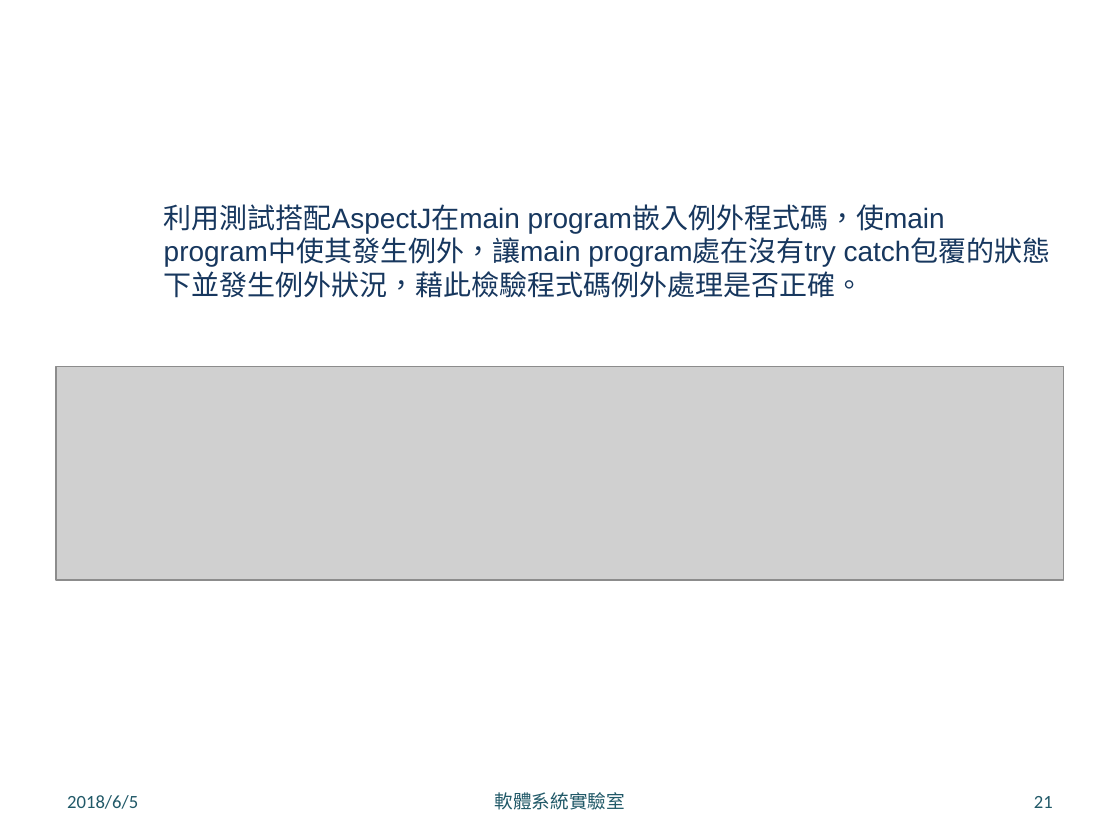
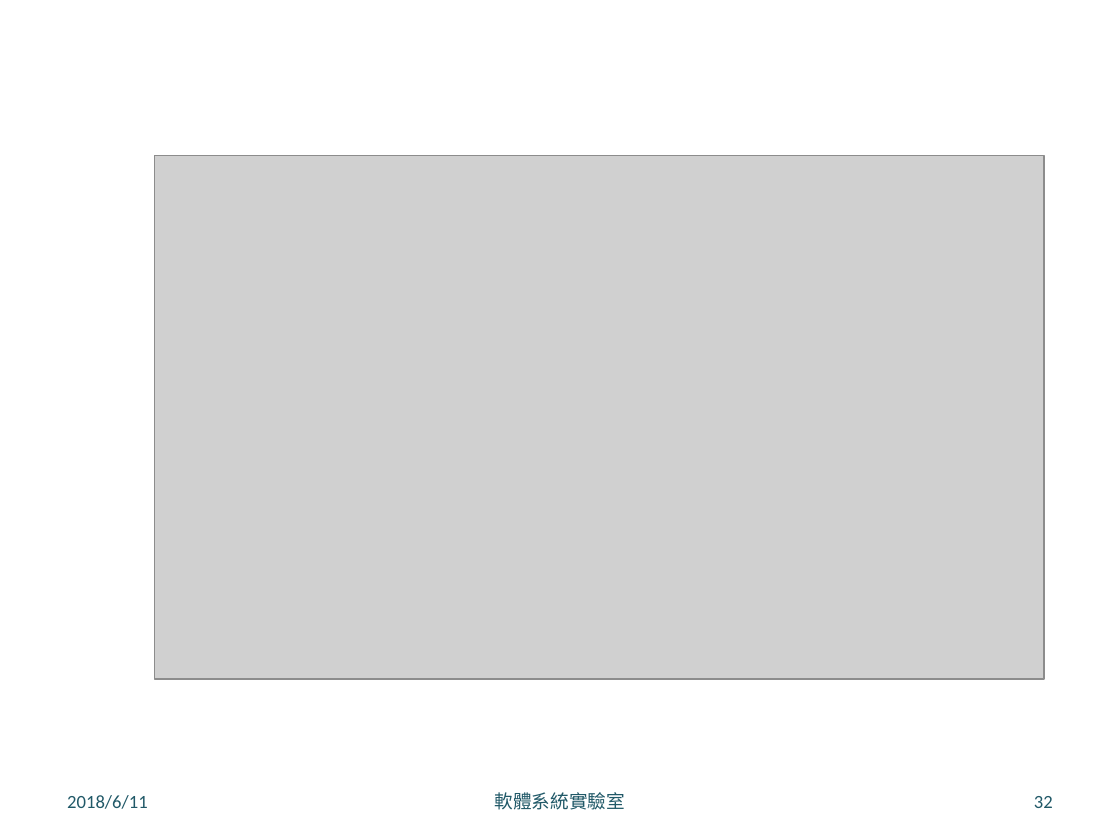
Before and after one commit to LeoLiu1209/Robusta-Thesis, a slide deck: slide 32 of 口試簡報 .pptx (slide 21 before the commit). Drawn at 1120x840 pixels with LibreOffice and Linux fonts; fonts in the diff are those of the drawing; grey boxes stand for pictures; background and template pictures are left out. Boxes give left, top, right and bottom in pixels: in the first picture for what was removed or moved away, otherwise in the second. Text is boxed around its words. In the diff, an @@ line names an element or a change of style, - is before the commit and + after.

```diff
--- a/口試簡報 .pptx
+++ b/口試簡報 .pptx
@@ picture added at (155, 156, 1044, 680) @@
@@ text removed at (164, 204, 945, 298) @@
-利用測試搭配AspectJ在main program嵌入例外程式碼，使main program中使其發生例外，讓main program處在沒有try catch包覆的狀態下並發生例外狀況，藉此檢驗程式碼例外處理是否正確。
@@ picture removed at (56, 366, 1064, 580) @@
@@ text at (67, 795, 148, 809): text changed @@
-2018/6/5
+2018/6/11
@@ page number at (1034, 796, 1053, 808): text changed @@
-21
+32
```
Also in this commit, not shown: 18 other slides changed, 5 slides added, 9 other files.
